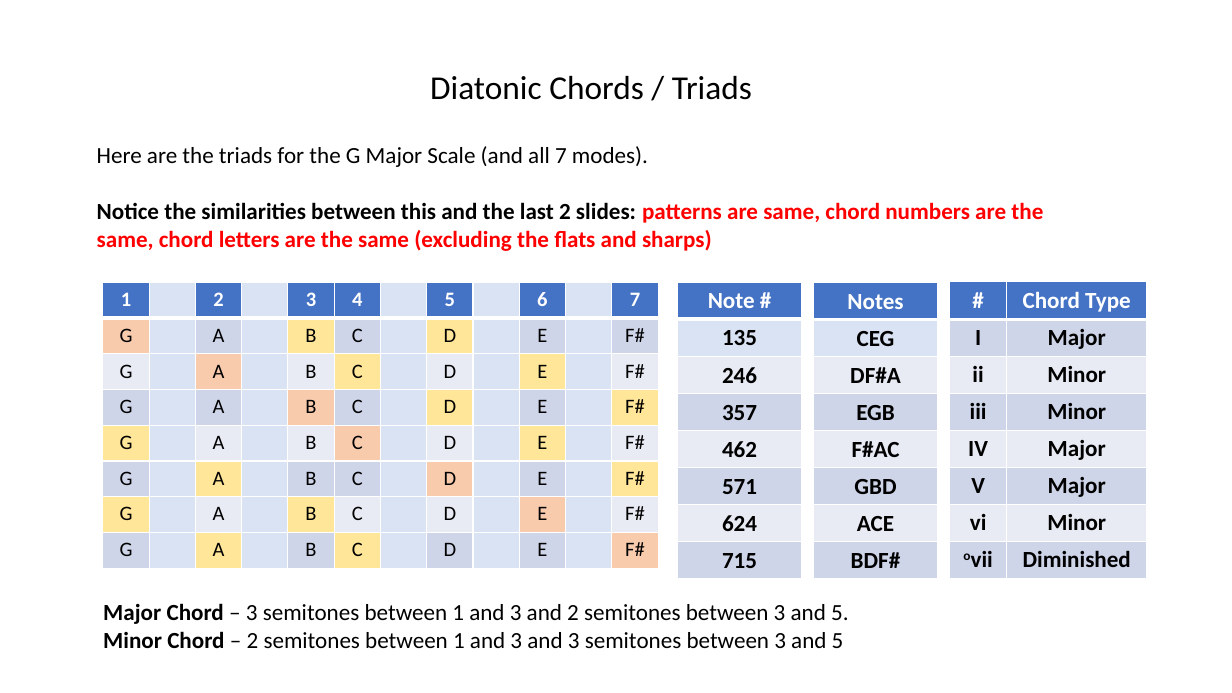
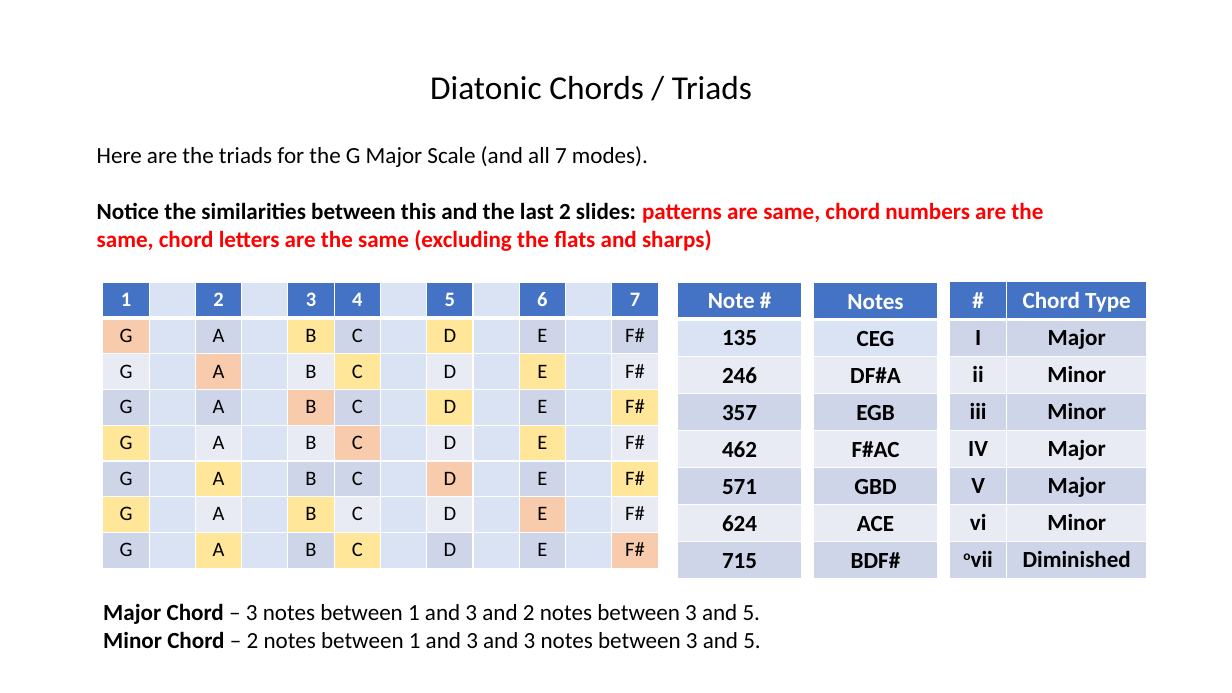
Before and after one commit to johnlai2004/music-basics, a slide deck: slide 18 of music-basics.pptx. Drawn at 1232x693 pixels with LibreOffice and Linux fonts; fonts in the diff are those of the drawing. Boxes give left, top, right and bottom in pixels: in the first picture for what was removed or moved away, otherwise in the second. Text is boxed around its words. In the diff, an @@ line names an element or a change of style, - is before the commit and + after.

```diff
--- a/music-basics.pptx
+++ b/music-basics.pptx
@@ text at (103, 603, 761, 648): text changed @@
-Major Chord – 3 semitones between 1 and 3 and 2 semitones between 3 and 5.
-Minor Chord – 2 semitones between 1 and 3 and 3 semitones between 3 and 5
+Major Chord – 3 notes between 1 and 3 and 2 notes between 3 and 5.
+Minor Chord – 2 notes between 1 and 3 and 3 notes between 3 and 5.
```
Also in this commit, not shown: 1 other slide changed, 1 other file.
